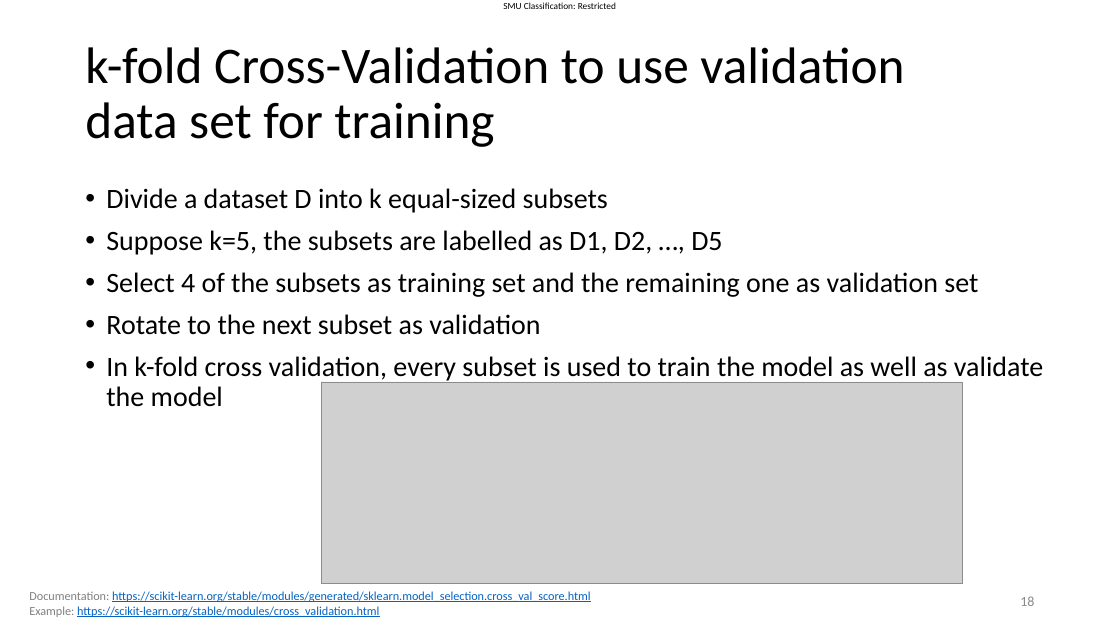
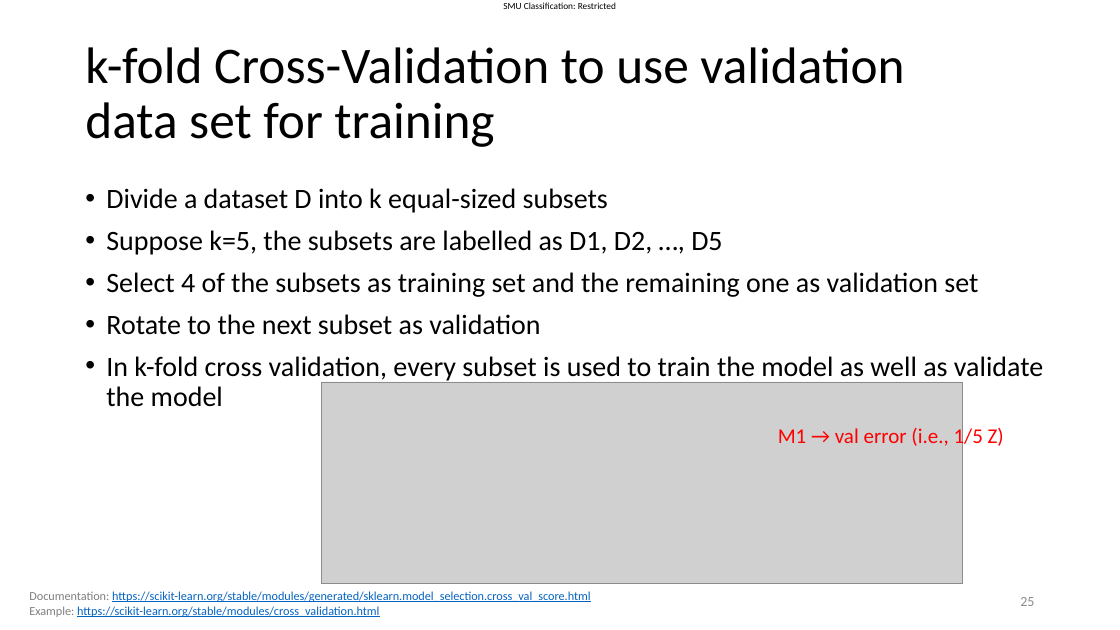
Before and after one commit to SMUMQF2425/qf624_qf632_2025, a slide deck: slide 25 of Lecture slides - Week 7.pptx (slide 18 before the commit). Drawn at 1120x630 pixels with LibreOffice and Linux fonts; fonts in the diff are those of the drawing; grey boxes stand for pictures. Boxes give left, top, right and bottom in pixels: in the first picture for what was removed or moved away, otherwise in the second. Text is boxed around its words. In the diff, an @@ line names an element or a change of style, - is before the commit and + after.

```diff
--- a/Lecture slides - Week 7.pptx
+++ b/Lecture slides - Week 7.pptx
@@ text added at (778,426,1004,450), 18 pt, text #FF0000 @@
+M1 → val error (i.e., 1/5 Z)
@@ page number at (1020,597,1034,606): text changed @@
-18
+25
```
Also in this commit, not shown: 9 other slides changed, 8 slides added, 1 slide removed, 1 other file.
